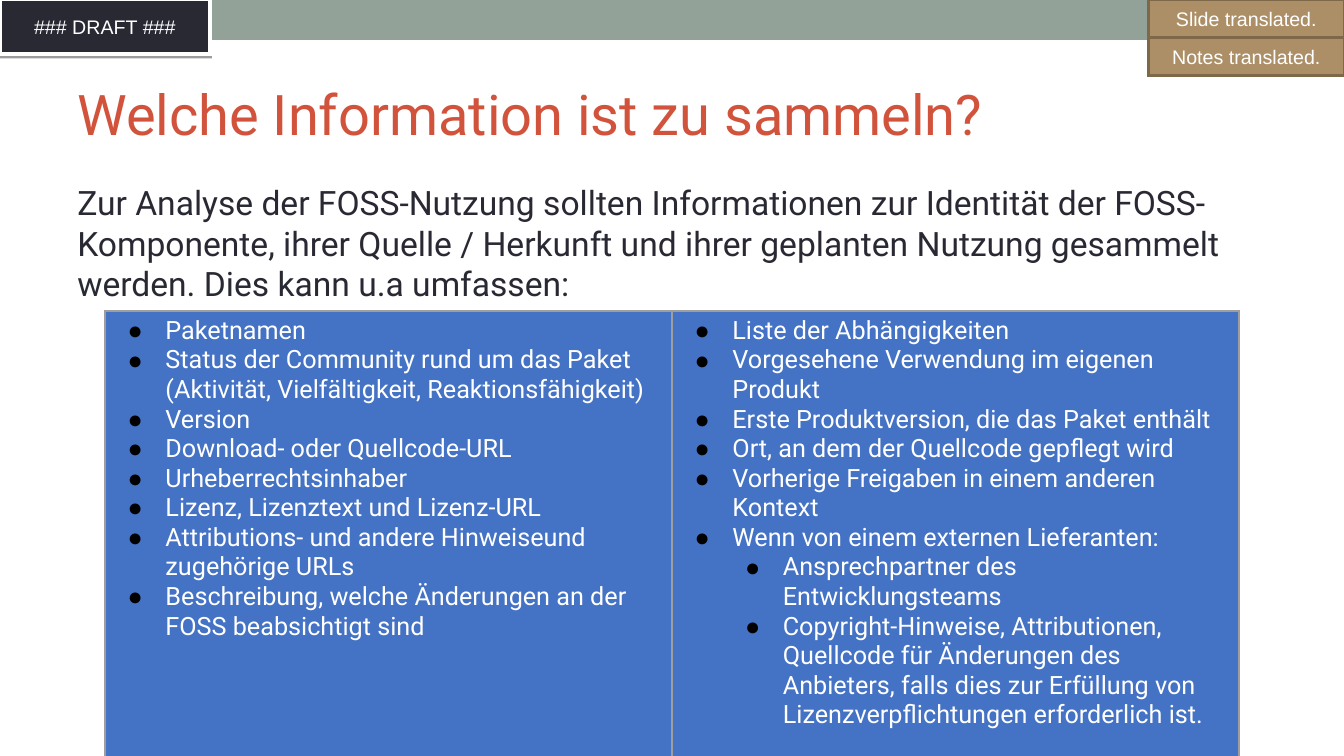
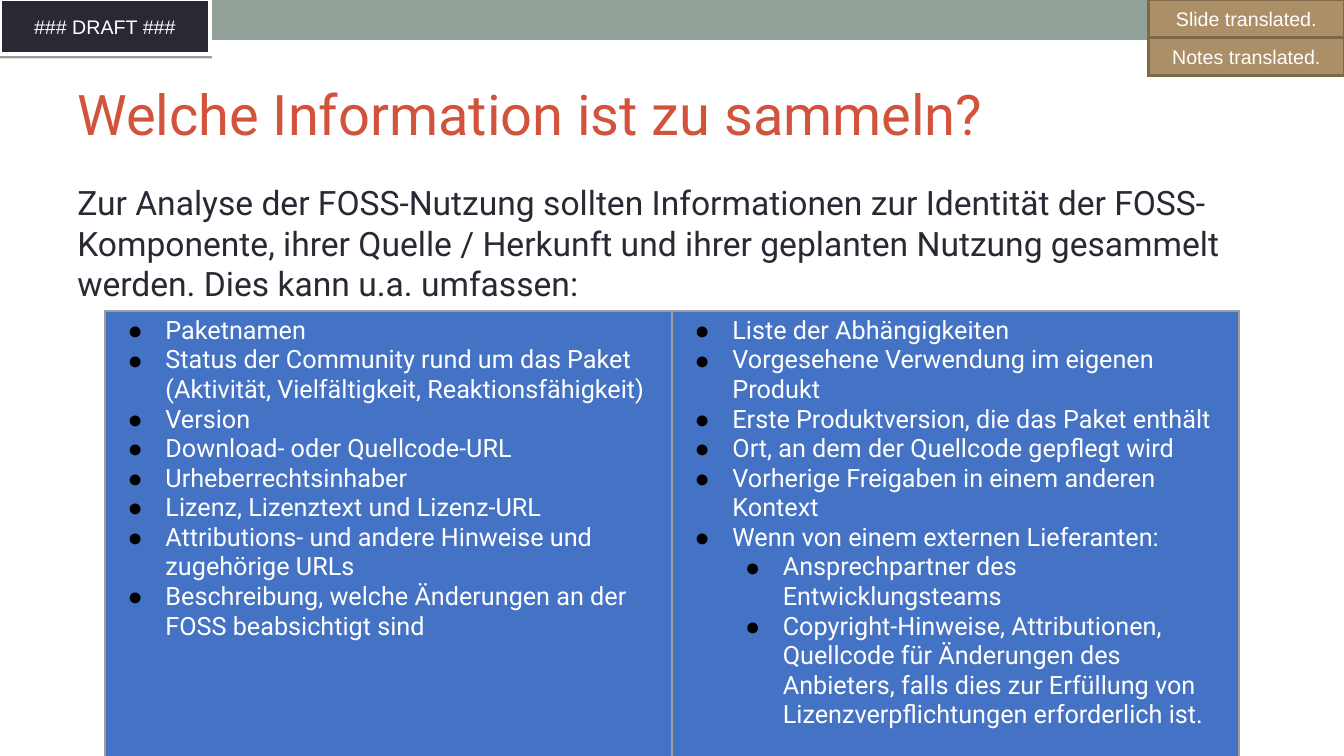
Before and after one commit to SThanheiser/curriculum, a slide deck: slide 47 of translation-DE/slides/DFT_openchain-curriculum-for-1-1_GER.odp. Drawn at 1344x756 pixels with LibreOffice and Linux fonts; fonts in the diff are those of the drawing; background and template pictures are left out. Boxes give left, top, right and bottom in pixels: in the first picture for what was removed or moved away, otherwise in the second. Text is boxed around its words. In the diff, an @@ line names an element or a change of style, - is before the commit and + after.

```diff
--- a/translation-DE/slides/DFT_openchain-curriculum-for-1-1_GER.odp
+++ b/translation-DE/slides/DFT_openchain-curriculum-for-1-1_GER.odp
@@ text at (77, 189, 1219, 297): text changed @@
-Zur Analyse der FOSS-Nutzung sollten Informationen zur Identität der FOSS-Komponente, ihrer Quelle / Herkunft und ihrer geplanten Nutzung gesammelt werden. Dies kann u.a umfassen:
+Zur Analyse der FOSS-Nutzung sollten Informationen zur Identität der FOSS-Komponente, ihrer Quelle / Herkunft und ihrer geplanten Nutzung gesammelt werden. Dies kann u.a. umfassen:
@@ table at (105, 312, 1239, 755) @@
-row 1, column 1: Paketnamen / Status der Community rund um das Paket (Aktivität, Vielfältigkeit, Reaktionsfähigkeit) / Version / Download- oder Quellcode-URL / Urheberrechtsinhaber / Lizenz, Lizenztext und Lizenz-URL / Attributions- und andere Hinweiseund zugehörige URLs / Beschreibung, welche Änderungen an der FOSS beabsichtigt sind
+row 1, column 1: Paketnamen / Status der Community rund um das Paket (Aktivität, Vielfältigkeit, Reaktionsfähigkeit) / Version / Download- oder Quellcode-URL / Urheberrechtsinhaber / Lizenz, Lizenztext und Lizenz-URL / Attributions- und andere Hinweise und zugehörige URLs / Beschreibung, welche Änderungen an der FOSS beabsichtigt sind
```
Also in this commit, not shown: 15 other slides changed, 6 slides added, 6 slides removed, 1 other file.
